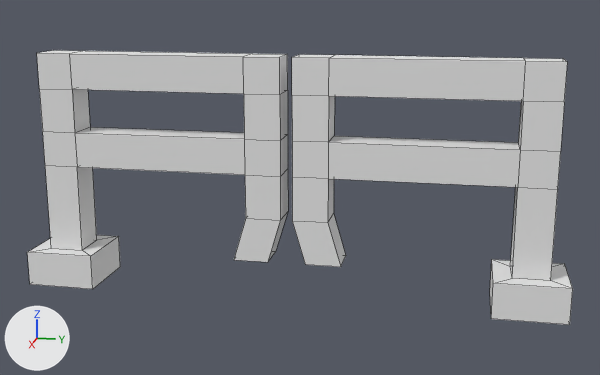
What one commit did to the Blender file Assignment2/Assets/Models/fenceGate.blend.
Rendered twice from a 50 mm lens placed at (13.35, 2.84, 4.89), pointed at (0.01, 0.17, 1.56). Every picture has the same lights, and +X, +Y and +Z are marked at lower left. Mesh edges are drawn as thin lines.

Script lines for the objects in view, before the commit:
```python
me_cube = bpy.data.meshes.new('Cube')
me_cube.from_pydata(...)  # 52 vertices, 50 faces; spans x -2.0..2.0, y -13.0..2.0, z -1.0..12.5
me_cube.materials.append(mat_material)  # white #e7e7e7
me_cube_001 = bpy.data.meshes.new('Cube.001')
me_cube_001.from_pydata(...)  # 52 vertices, 50 faces; spans x -2.0..2.0, y -13.0..2.0, z -1.0..12.5
me_cube_001.materials.append(mat_material)  # white #e7e7e7
ob_cube = bpy.data.objects.new('Cube', me_cube)
ob_cube.location = (0.0, 4.0, 0.0)
ob_cube.scale = (0.3, 0.3, 0.3)
ob_cube_001 = bpy.data.objects.new('Cube.001', me_cube_001)
ob_cube_001.location = (0.0, -4.0, 0.0)
ob_cube_001.rotation_euler = (0.0, 0.0, 3.142)  # degrees (0, 0, 180)
ob_cube_001.scale = (0.3, 0.3, 0.3)
```
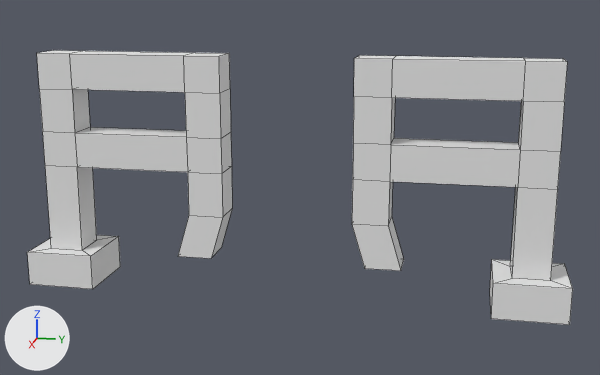
Diff of the bpy script that builds the scene:
```diff
--- a/Assignment2/Assets/Models/fenceGate.blend.py
+++ b/Assignment2/Assets/Models/fenceGate.blend.py
@@ me_cube_001 @@
 me_cube_001.from_pydata(...)  # 52 vertices, 50 faces; spans x -2.0..2.0, y -13.0..2.0, z -1.0..12.5
 # used by ob_cube_001; location = (0.0, -4.0, 0.0); rotation_euler = (0.0, 0.0, 3.142), in degrees (0, 0, 180); scale = (0.3, 0.3, 0.3)
+# me_cube_001 part 1: all 24 vertices in x -1.0..1.0, y -13.0..-10.2, z 1.0..12.5 are moved by (0.0, 3.3, 0.0)
 me_cube_001.materials.append(mat_material)
@@ me_cube @@
 me_cube.from_pydata(...)  # 52 vertices, 50 faces; spans x -2.0..2.0, y -13.0..2.0, z -1.0..12.5
 # used by ob_cube; location = (0.0, 4.0, 0.0); scale = (0.3, 0.3, 0.3)
+# me_cube part 2: all 24 vertices in x -1.0..1.0, y -13.0..-10.2, z 1.0..12.5 are moved by (0.0, 3.3, 0.0)
 me_cube.materials.append(mat_material)
```

Boxes (x1, y1, x2, y2) around the edits, measured in the pictures (600 x 375 px; the box of a moved part takes in the faces that stretch with it):
'Cube', reshaped (21% narrower)
    before: (292, 54, 573, 325)
    after: (352, 55, 573, 325)
'Cube.001', reshaped (21% narrower)
    before: (27, 50, 288, 289)
    after: (27, 50, 232, 289)
part 1 of me_cube_001, moved or reshaped
    before: (164, 52, 288, 262)
    after: (164, 52, 232, 258)
part 2 of me_cube, moved or reshaped
    before: (292, 54, 477, 267)
    after: (352, 55, 477, 271)
